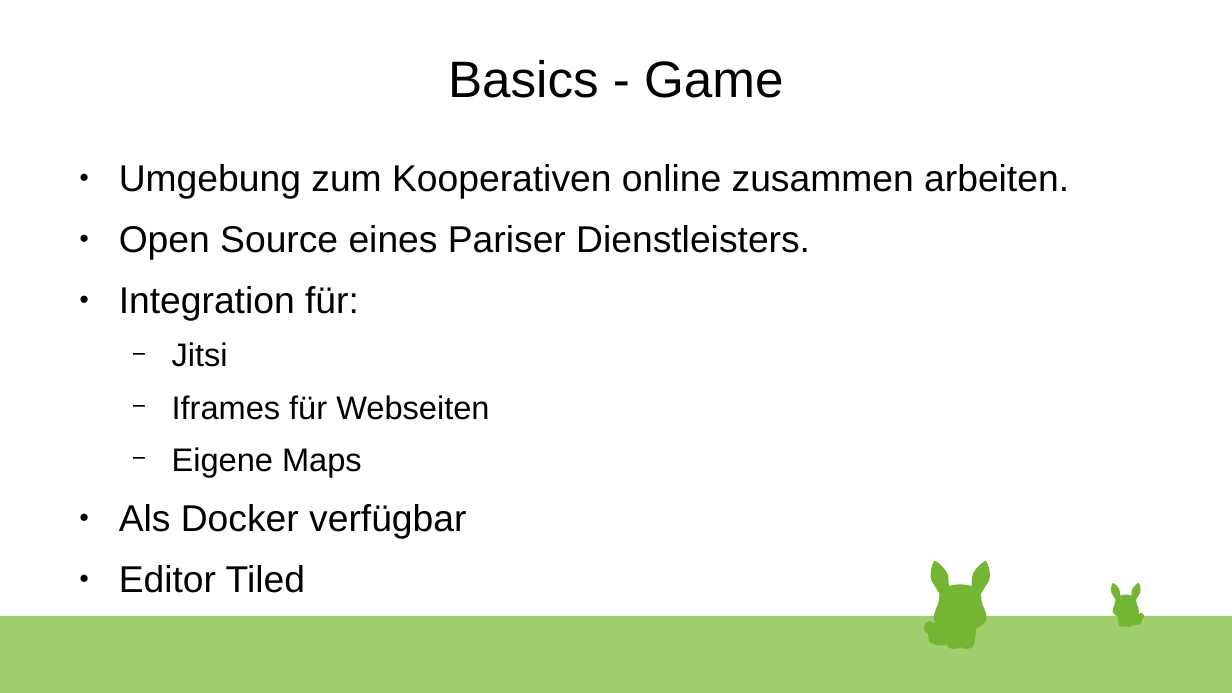
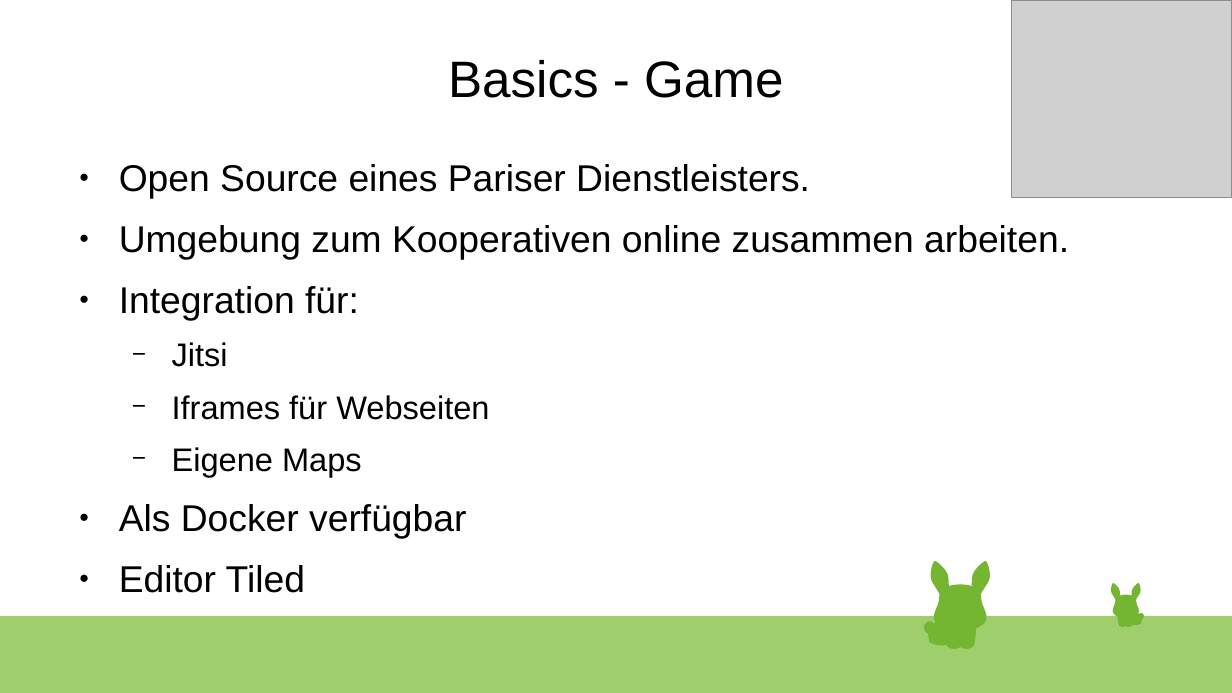
Before and after one commit to c3e/Workadventure, a slide deck: slide 3 of WorkAdventure.odp. Drawn at 1232x693 pixels with LibreOffice and Linux fonts; fonts in the diff are those of the drawing; grey boxes stand for pictures. Boxes give left, top, right and bottom in pixels: in the first picture for what was removed or moved away, otherwise in the second. Text is boxed around its words. In the diff, an @@ line names an element or a change of style, - is before the commit and + after.

```diff
--- a/WorkAdventure.odp
+++ b/WorkAdventure.odp
@@ picture added at bbox=[1013, 0, 1232, 198] @@
@@ text at bbox=[119, 164, 810, 199]: paragraph added @@
+● Open Source eines Pariser Dienstleisters.
@@ text at bbox=[119, 225, 810, 260]: paragraph removed @@
-● Open Source eines Pariser Dienstleisters.
```
Also in this commit, not shown: 15 other slides changed, 1 slide added, 1 slide removed.
